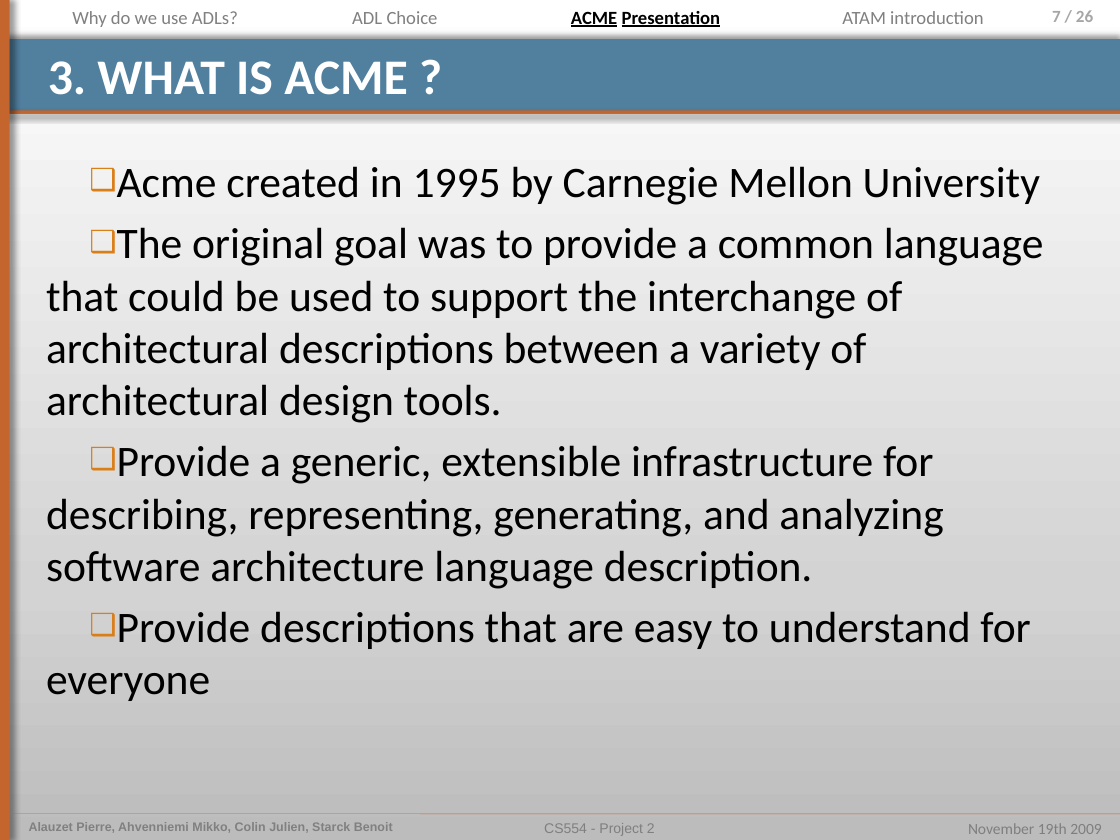
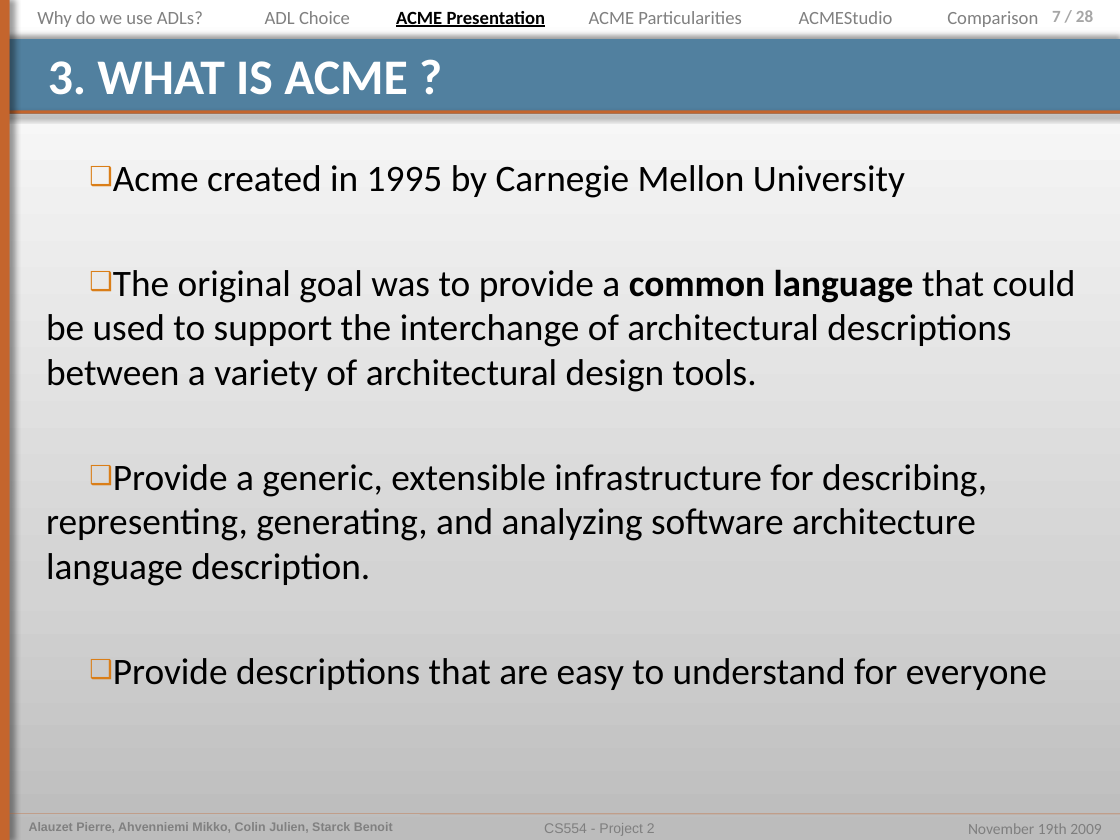
Before and after one commit to pierrealauzet/euroteam, a slide deck: slide 7 of Project 2/Part2/CS554_EuroTeam_Project2_OP5_jul.pptx. Drawn at 1120x840 pixels with LibreOffice and Linux fonts; fonts in the diff are those of the drawing. Boxes give left, top, right and bottom in pixels: in the first picture for what was removed or moved away, otherwise in the second. Text is boxed around its words. In the diff, an @@ line names an element or a change of style, - is before the commit and + after.

```diff
--- a/Project 2/Part2/CS554_EuroTeam_Project2_OP5_jul.pptx
+++ b/Project 2/Part2/CS554_EuroTeam_Project2_OP5_jul.pptx
@@ text "Why do we use ADLs?": place and size @@
-text "Why do we use ADLs?" at <box>72,11,238,27</box>
+text "Why do we use ADLs?" at <box>37,11,203,27</box>
@@ text "ADL Choice": place and size @@
-text "ADL Choice" at <box>352,11,438,24</box>
+text "ADL Choice" at <box>265,11,350,24</box>
@@ text "ACME Presentation": place and size @@
-text "ACME Presentation" at <box>571,11,721,27</box>
+text "ACME Presentation" at <box>396,11,546,27</box>
@@ text added at <box>589,11,742,24</box>, 12 pt, text #808080 @@
+ACME Particularities
@@ text added at <box>799,11,893,24</box>, 12 pt, text #808080 @@
+ACMEStudio
@@ text removed at <box>842,11,984,24</box> @@
-ATAM introduction
@@ text added at <box>947,11,1038,27</box>, 12 pt, text #808080 @@
+Comparison
@@ page number at <box>1052,10,1093,22</box>: text changed @@
-7 / 26
+7 / 28
@@ text "Acme created in 1995 by ..." at <box>46,165,1076,690</box>: size 28 to 24 pt; bold on in "common language" @@
```
Also in this commit, not shown: 20 other slides changed, 4 slides added, 1 slide removed, 2 other files.
